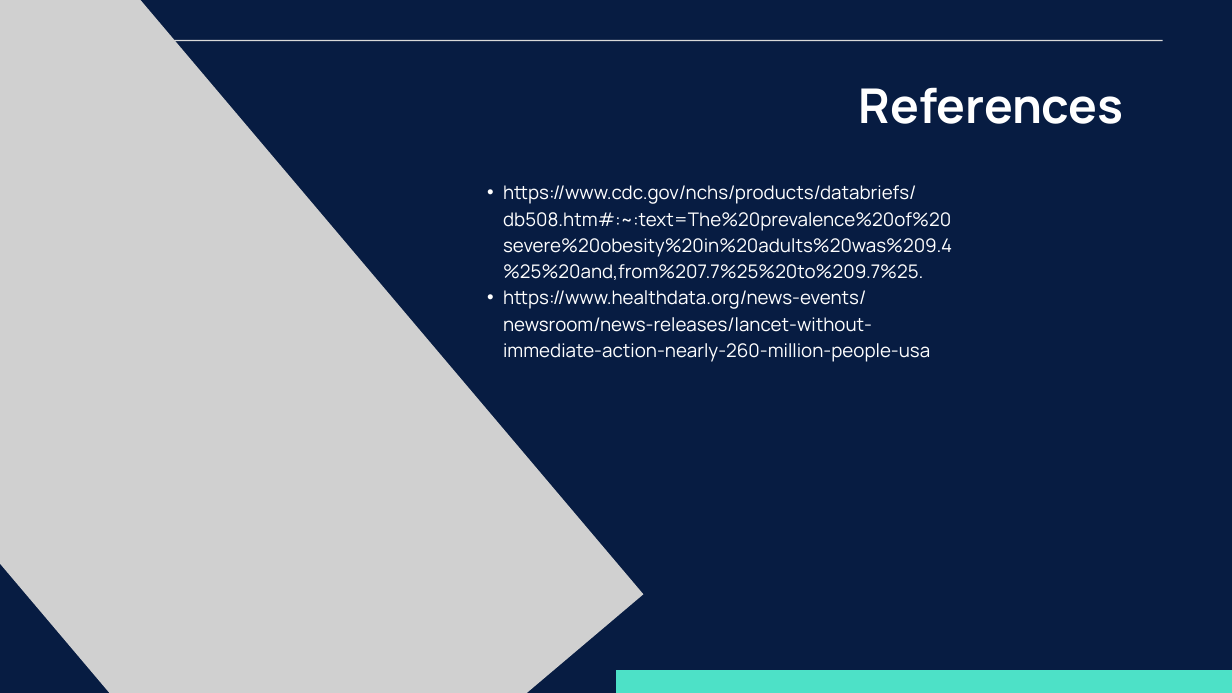
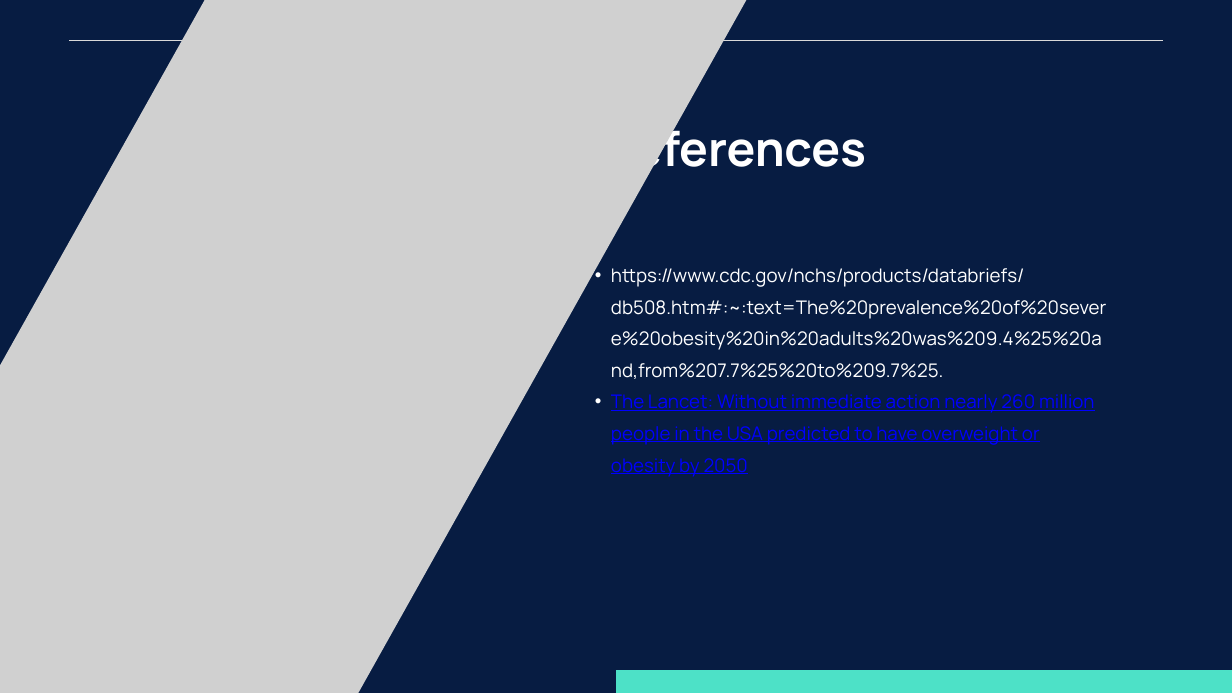
Before and after one commit to luis-gMon/team_galileo, a slide deck: slide 31 of Data-Driven Personalized Workout Optimization System.pptx (slide 17 before the commit). Drawn at 1232x693 pixels with LibreOffice and Linux fonts; fonts in the diff are those of the drawing; grey boxes stand for pictures. Boxes give left, top, right and bottom in pixels: in the first picture for what was removed or moved away, otherwise in the second. Text is boxed around its words. In the diff, an @@ line names an element or a change of style, - is before the commit and + after.

```diff
--- a/Data-Driven Personalized Workout Optimization System.pptx
+++ b/Data-Driven Personalized Workout Optimization System.pptx
@@ picture at (0, 0, 825, 693): rotation 49 to 119 degrees; outline redrawn @@
@@ text "References": place and size @@
-text "References" at (859, 87, 1124, 124)
+text "References" at (602, 122, 867, 179)
@@ text "References" at (602, 122, 867, 179): line spacing 67.2pt to 1.2 @@
@@ text "https://www.cdc.gov/nchs/products/databriefs/db508.htm#:~:te ...": place and size @@
-text "https://www.cdc.gov/nchs/products/databriefs/db508.htm#:~:te ..." at (503, 185, 952, 362)
+text "https://www.cdc.gov/nchs/products/databriefs/db508.htm#:~:te ..." at (611, 268, 1107, 477)
@@ text at (611, 268, 1107, 379): line spacing 30.7pt to 1.4 @@
@@ text at (611, 394, 1095, 477): text changed; text colour #FFFFFF to #0000FF @@
-  • https://www.healthdata.org/news-events/newsroom/news-releases/lancet-without-immediate-action-nearly-260-million-people-usa
+  • The Lancet: Without immediate action nearly 260 million people in the USA predicted to have overweight or obesity by 2050
```
Also in this commit, not shown: 4 other slides changed, 26 slides added, 12 slides removed.
